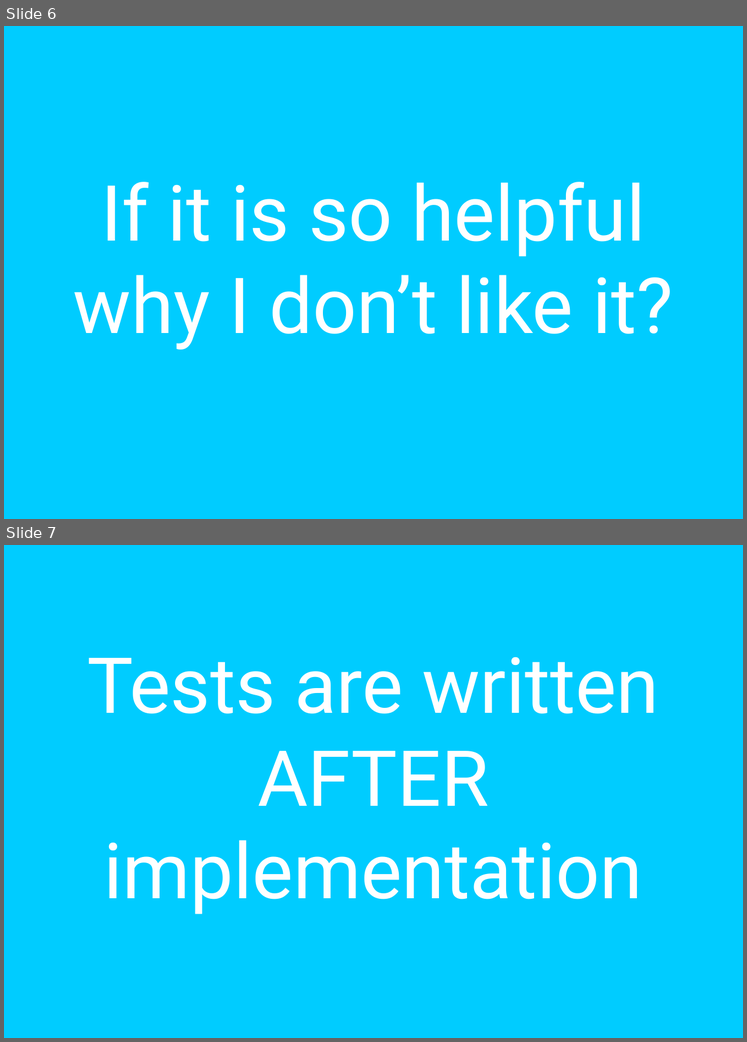
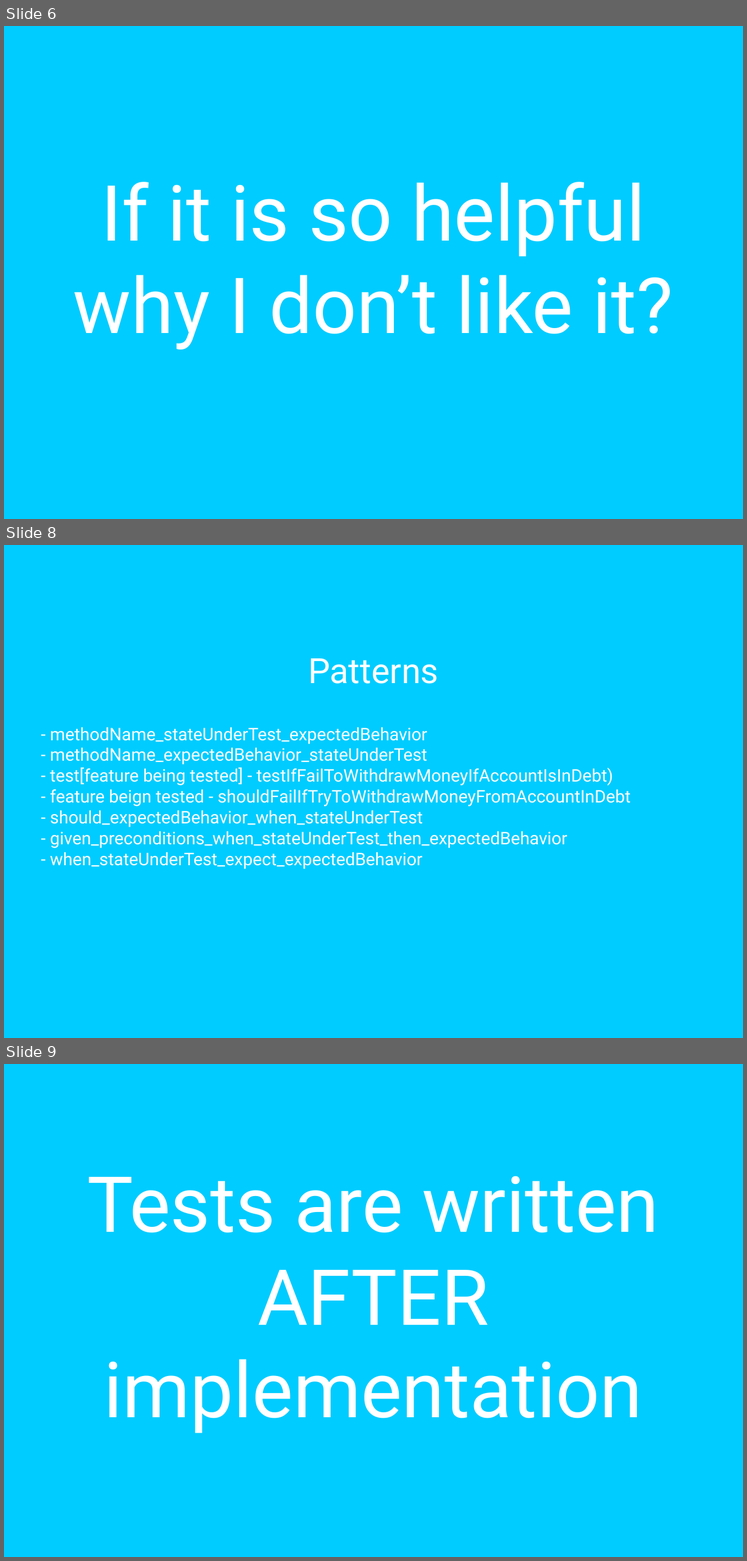
Before and after one commit to mateuszwinnicki/talks, a slide deck: UnitTestProblems/UnitTestProblems.odp. Shown one above the other, each under a label of ours: slides 6 and 7 before the commit, slides 6, 8 and 9 after it; the slides between them are not shown. The pictures are 747x1042 and 747x1561 pixels, drawn with LibreOffice and Linux fonts; fonts in the diff are those of the drawing. Boxes give left, top, right and bottom in pixels: in the first picture for what was removed or moved away, otherwise in the second. Text is boxed around its words. In the diff, an @@ line names an element or a change of style, - is before the commit and + after.

```diff
--- a/UnitTestProblems/UnitTestProblems.odp
+++ b/UnitTestProblems/UnitTestProblems.odp
@@ slide 8 added at (4, 545, 743, 1038), background #00CCFF @@
@@ text added at (50, 658, 631, 869), 18 pt, text #FFFFFF @@
+Patterns
+- methodName_stateUnderTest_expectedBehavior
+- methodName_expectedBehavior_stateUnderTest
+- test[feature being tested] - testIfFailToWithdrawMoneyIfAccountIsInDebt)
+- feature beign tested - shouldFailIfTryToWithdrawMoneyFromAccountInDebt
+- should_expectedBehavior_when_stateUnderTest
+- given_preconditions_when_stateUnderTest_then_expectedBehavior
+- when_stateUnderTest_expect_expectedBehavior
@@ what was slide 7 is now slide 9 @@
```
Also in this commit, not shown: 1 other slide added.
